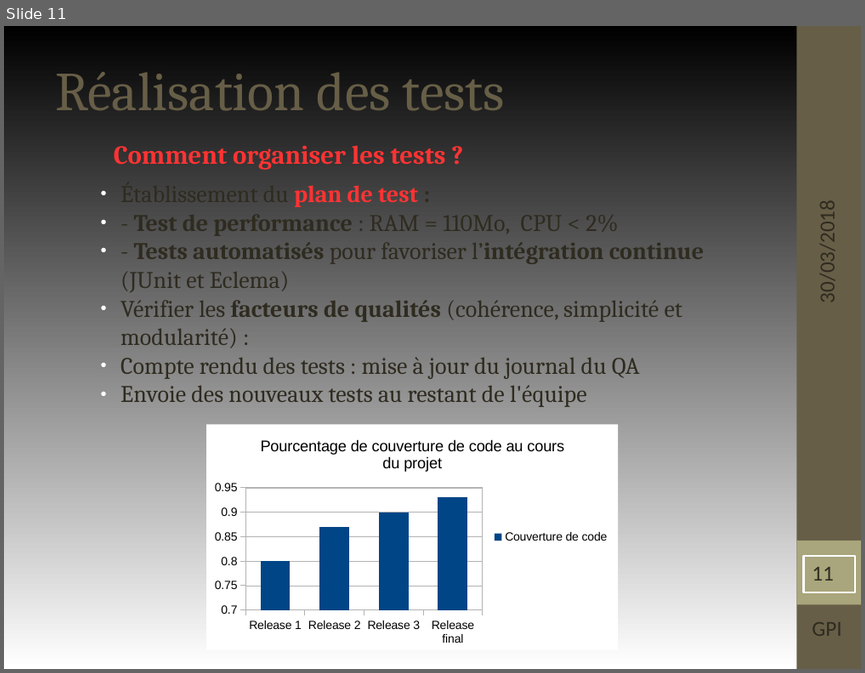
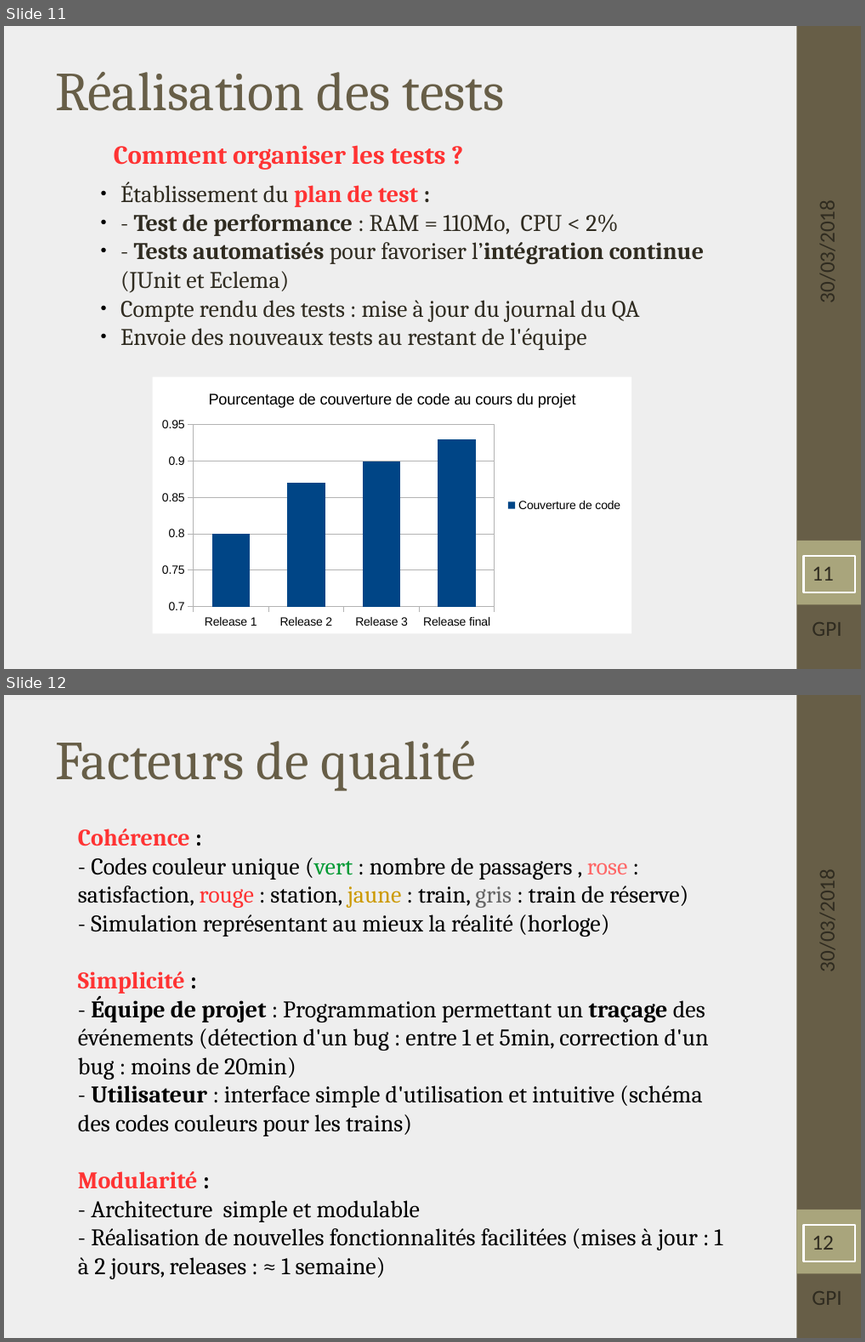
Before and after one commit to vvirole/GPI---2018---Simulation-de-Trains-Automatis-s, a slide deck: Documentation/Soutenance/Présentation – Gestion de Projet Informatique - TIC.odp. Shown one above the other, each under a label of ours: slide 11 before the commit, slides 11 and 12 after it. The pictures are 865x673 and 865x1342 pixels, drawn with LibreOffice and Linux fonts; fonts in the diff are those of the drawing; background and template pictures are left out. Boxes give left, top, right and bottom in pixels: in the first picture for what was removed or moved away, otherwise in the second. Text is boxed around its words. In the diff, an @@ line names an element or a change of style, - is before the commit and + after.

```diff
--- a/Documentation/Soutenance/Présentation – Gestion de Projet Informatique - TIC.odp
+++ b/Documentation/Soutenance/Présentation – Gestion de Projet Informatique - TIC.odp
@@ slide 12 added at [4,695,861,1338], background #EEEEEE; not listed: 2 template elements that a slide beside it also shows @@
@@ title added at [55,741,476,791], 46 pt, text #675E47 @@
+Facteurs de qualité
@@ text added at [78,828,722,1279], 20 pt, text #000000 @@
+Cohérence :
+- Codes couleur unique (vert : nombre de passagers , rose : satisfaction, rouge : station, jaune : train, gris : train de réserve)
+- Simulation représentant au mieux la réalité (horloge)
+Simplicité :
+- Équipe de projet : Programmation permettant un traçage des événements (détection d'un bug : entre 1 et 5min, correction d'un bug : moins de 20min)
+- Utilisateur : interface simple d'utilisation et intuitive (schéma des codes couleurs pour les trains)
+Modularité :
+- Architecture simple et modulable
+- Réalisation de nouvelles fonctionnalités facilitées (mises à jour : 1 à 2 jours, releases : ≈ 1 semaine)
@@ text added at [814,881,840,970], 18 pt, text #2F2B20 @@
+30/03/2018
@@ page number added at [803,1225,855,1261], outline #FFFFFF 1.5 pt, 18 pt, text #2F2B20 @@
+12
@@ text added at [812,1291,841,1304], 18 pt, text #2F2B20 @@
+GPI
@@ slide 11 changed as well @@
@@ background gradient #000000 to #FFFFFF to #EEEEEE @@
@@ text "Établissement du plan de test ..." at [120,182,704,350]: bullet colour #FFFFFF to #000000 @@
@@ text at [120,300,682,348]: paragraph removed @@
-● Vérifier les facteurs de qualités (cohérence, simplicité et modularité) :
@@ column chart: place and size @@
-column chart at [206,425,618,650]
+column chart at [152,376,631,633]
```
Also in this commit, not shown: 12 other slides changed, 1 other file.
